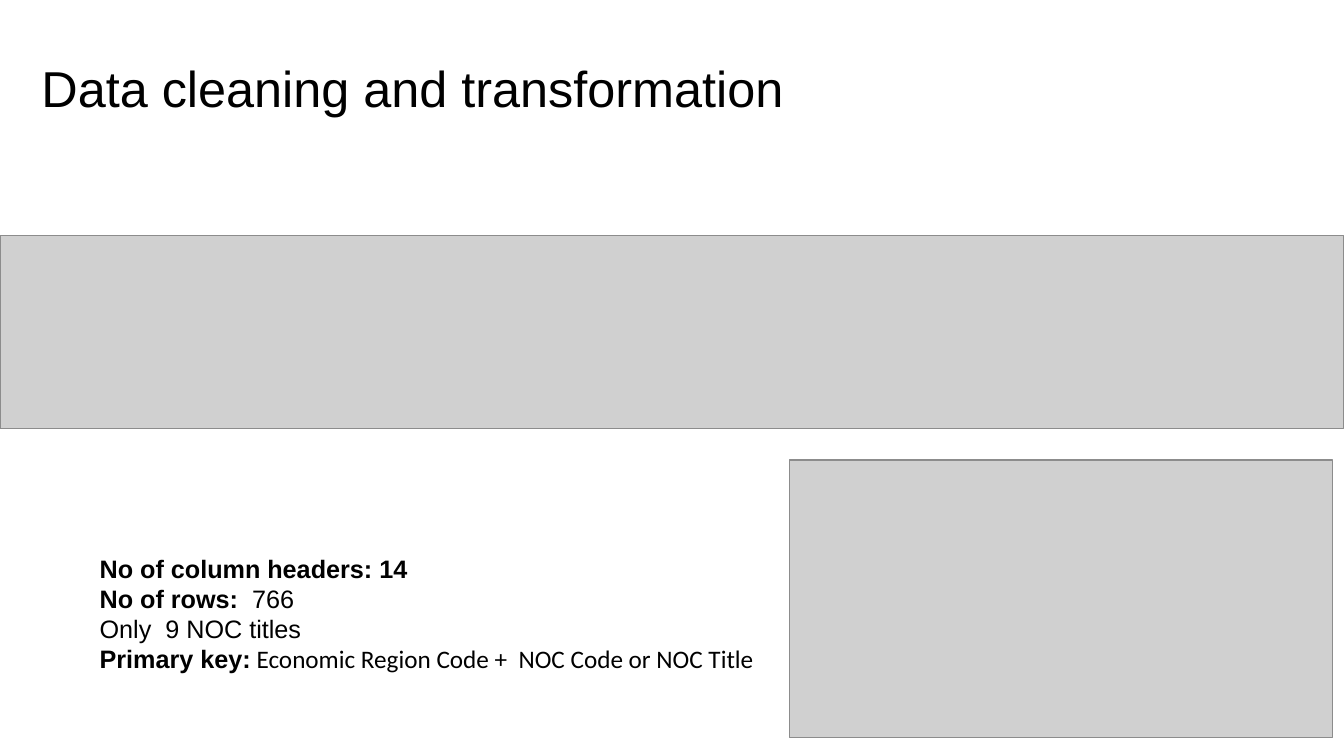
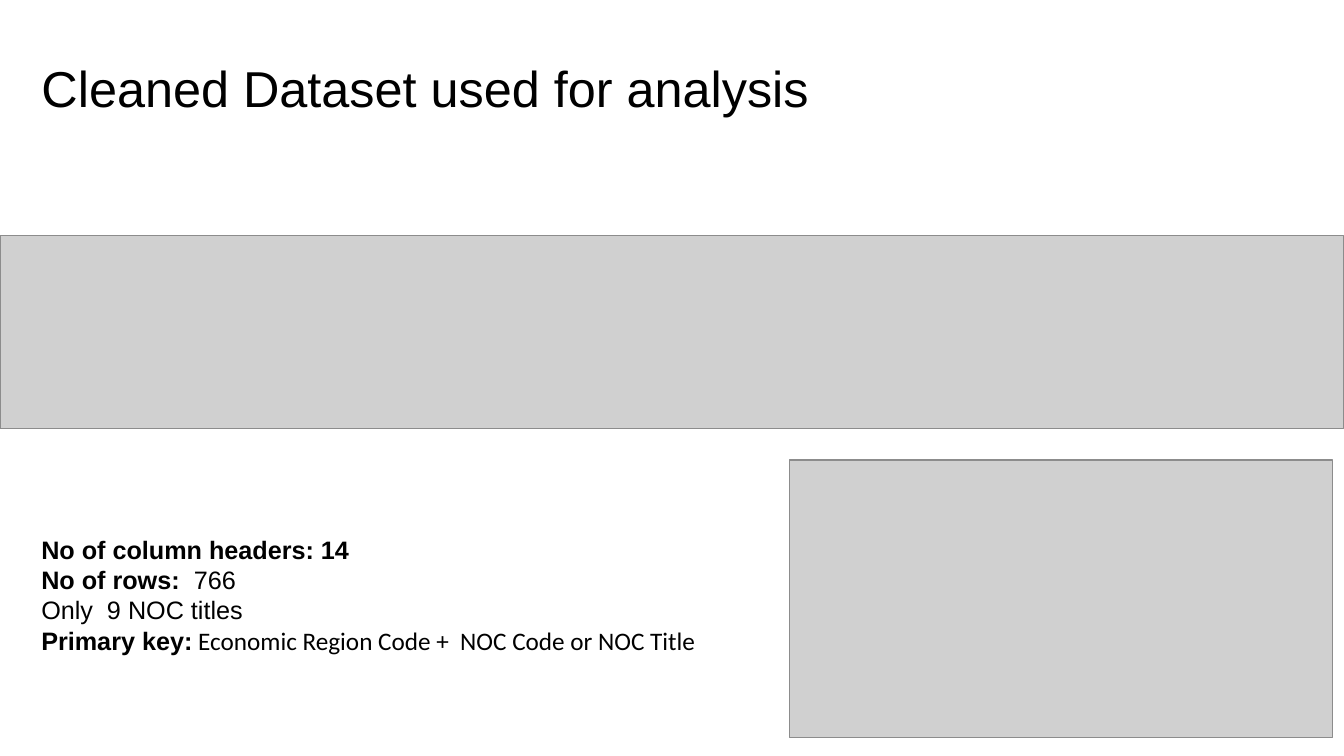
Before and after one commit to rajprasadshrestha/groupassignments, a slide deck: slide 8 of nosqldatabase/Presentation5.pptx (slide 7 before the commit). Drawn at 1344x756 pixels with LibreOffice and Linux fonts; fonts in the diff are those of the drawing; grey boxes stand for pictures. Boxes give left, top, right and bottom in pixels: in the first picture for what was removed or moved away, otherwise in the second. Text is boxed around its words. In the diff, an @@ line names an element or a change of style, - is before the commit and + after.

```diff
--- a/nosqldatabase/Presentation5.pptx
+++ b/nosqldatabase/Presentation5.pptx
@@ title at [41,70,809,117]: text changed @@
-Data cleaning and transformation
+Cleaned Dataset used for analysis
@@ text "No of column headers: 14": place and size @@
-text "No of column headers: 14" at [100,559,753,674]
+text "No of column headers: 14" at [41,540,695,655]
```
Also in this commit, not shown: 8 other slides changed, 5 slides added, 5 slides removed, 2 other files.
